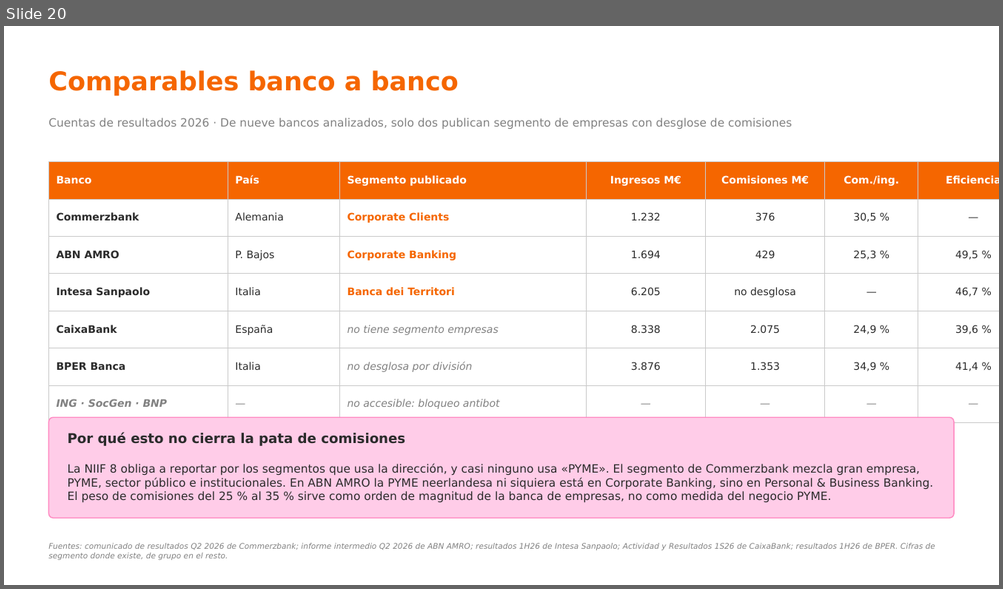
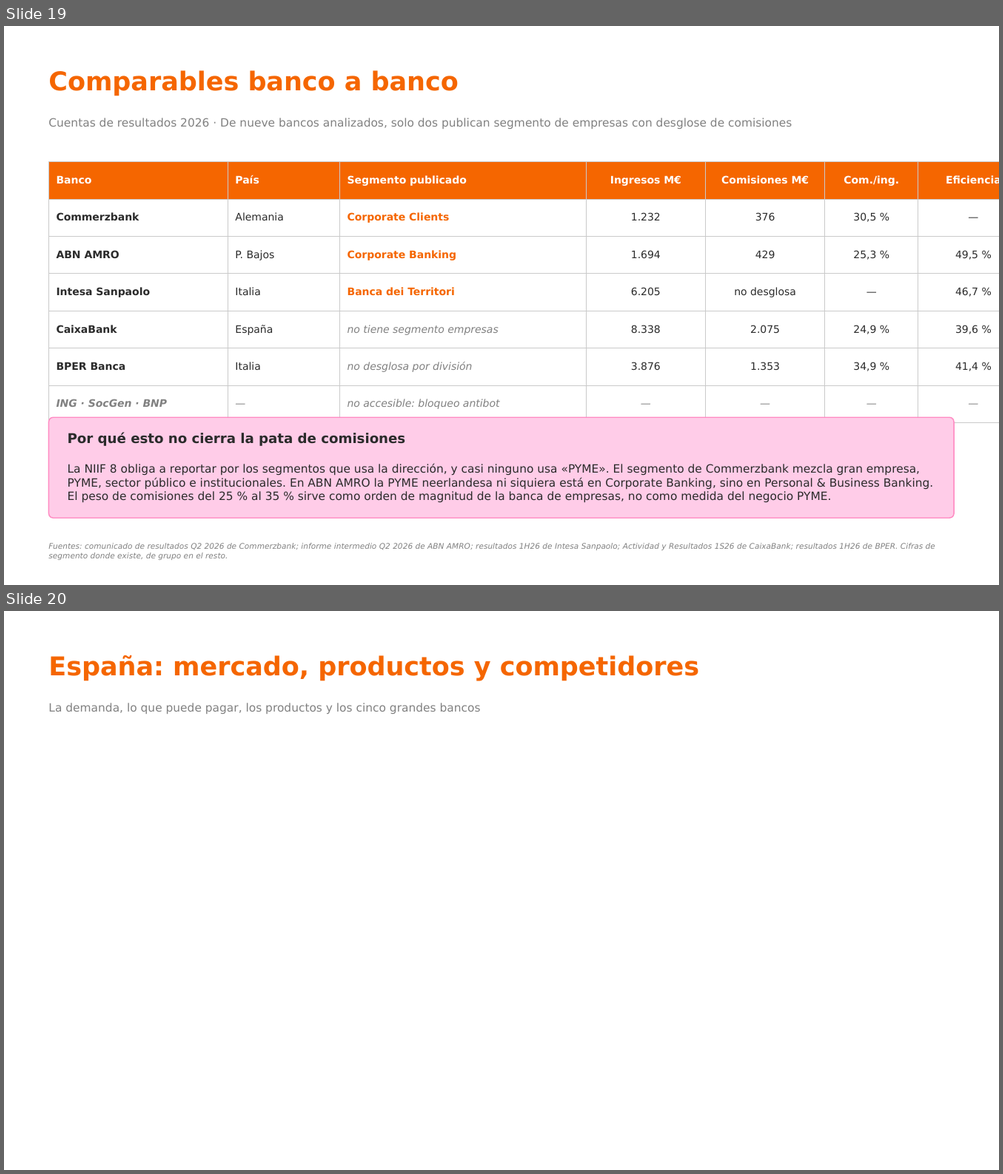
Before and after one commit to agomez2812-lang/sturdy-barnacle, a slide deck: pres/rentabilidad_pyme.pptx. Shown one above the other, each under a label of ours: slide 20 before the commit, slides 19 and 20 after it. The pictures are 1003x589 and 1003x1174 pixels, drawn with LibreOffice and Linux fonts; fonts in the diff are those of the drawing. Boxes give left, top, right and bottom in pixels: in the first picture for what was removed or moved away, otherwise in the second. Text is boxed around its words. In the diff, an @@ line names an element or a change of style, - is before the commit and + after.

```diff
--- a/pres/rentabilidad_pyme.pptx
+++ b/pres/rentabilidad_pyme.pptx
@@ slide 20 added at (x1=4, y1=611, x2=999, y2=1170), background #FFFFFF @@
@@ text added at (x1=48, y1=655, x2=699, y2=681), 25 pt, text #F56600, bold @@
+España: mercado, productos y competidores
@@ text added at (x1=48, y1=703, x2=481, y2=714), 11 pt, text #818181 @@
+La demanda, lo que puede pagar, los productos y los cinco grandes bancos
@@ what was slide 20 is now slide 19 @@
```
Also in this commit, not shown: 19 slides changed, 6 other slides added, 10 other files.
